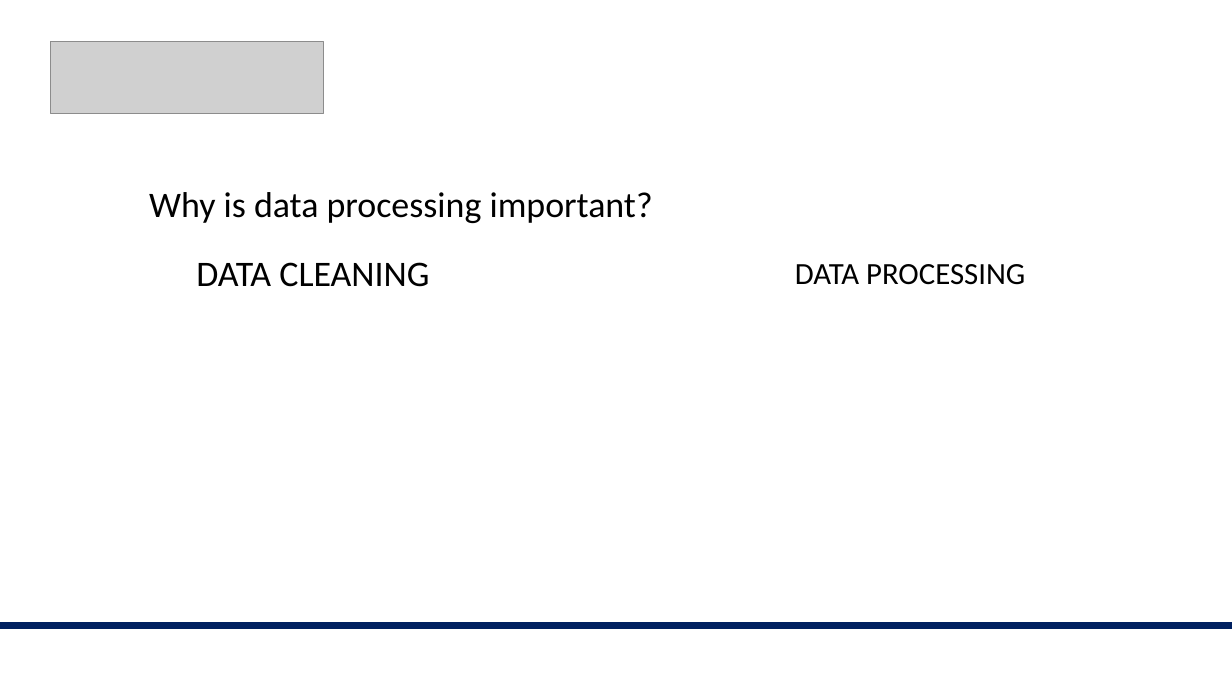
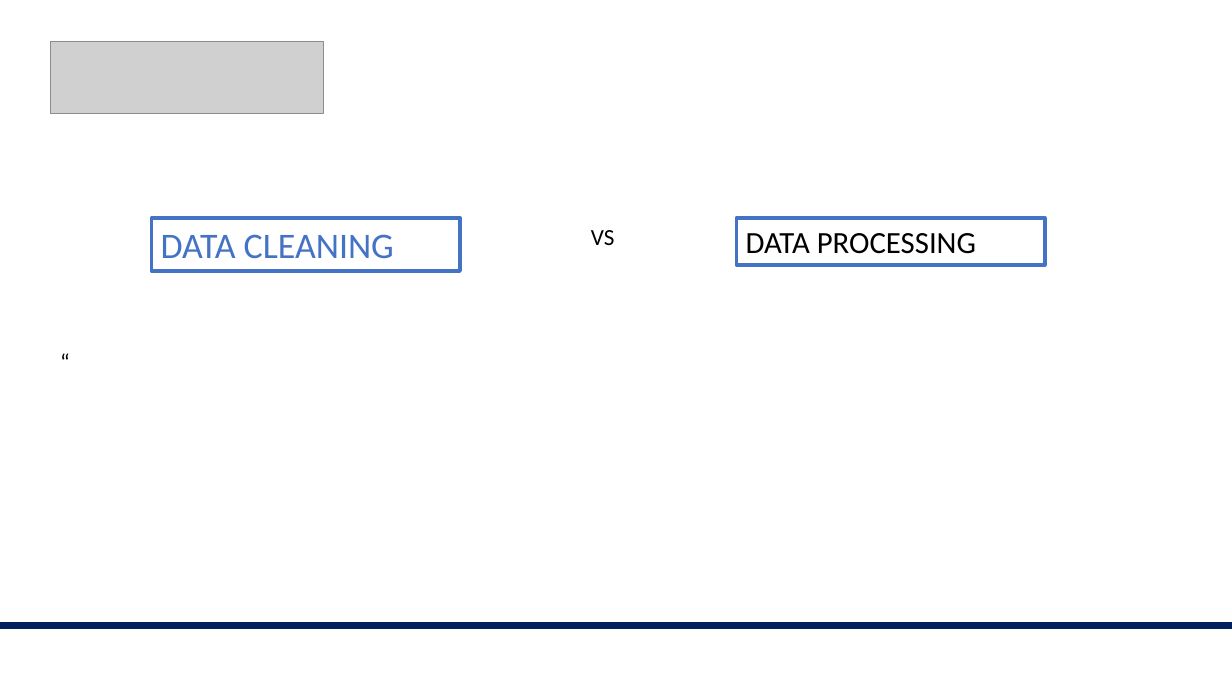
Before and after one commit to valegiunchiglia/2022-Module3-ImperialCollege, a slide deck: slide 5 of Day2/Day2.pptx (slide 4 before the commit). Drawn at 1232x693 pixels with LibreOffice and Linux fonts; fonts in the diff are those of the drawing; grey boxes stand for pictures. Boxes give left, top, right and bottom in pixels: in the first picture for what was removed or moved away, otherwise in the second. Text is boxed around its words. In the diff, an @@ line names an element or a change of style, - is before the commit and + after.

```diff
--- a/Day2/Day2.pptx
+++ b/Day2/Day2.pptx
@@ text removed at [149, 192, 653, 223] @@
-Why is data processing important?
@@ rectangle "DATA CLEANING": place and size @@
-rectangle "DATA CLEANING" at [196, 262, 429, 287]
+rectangle "DATA CLEANING" at [152, 218, 460, 271]
@@ rectangle "DATA CLEANING" at [152, 218, 460, 271]: text colour #000000 to #4472C4; outline none to #4472C4 3 pt @@
@@ text added at [591, 230, 615, 245], 18 pt, text #000000 @@
+VS
@@ rectangle "DATA PROCESSING": place and size @@
-rectangle "DATA PROCESSING" at [795, 264, 1025, 285]
+rectangle "DATA PROCESSING" at [737, 218, 1045, 264]
@@ rectangle "DATA PROCESSING" at [737, 218, 1045, 264]: outline none to #4472C4 3 pt @@
@@ text added at [51, 343, 541, 380], 18 pt, text #000000 @@
+“
```
Also in this commit, not shown: 2 other slides changed, 2 slides added.
